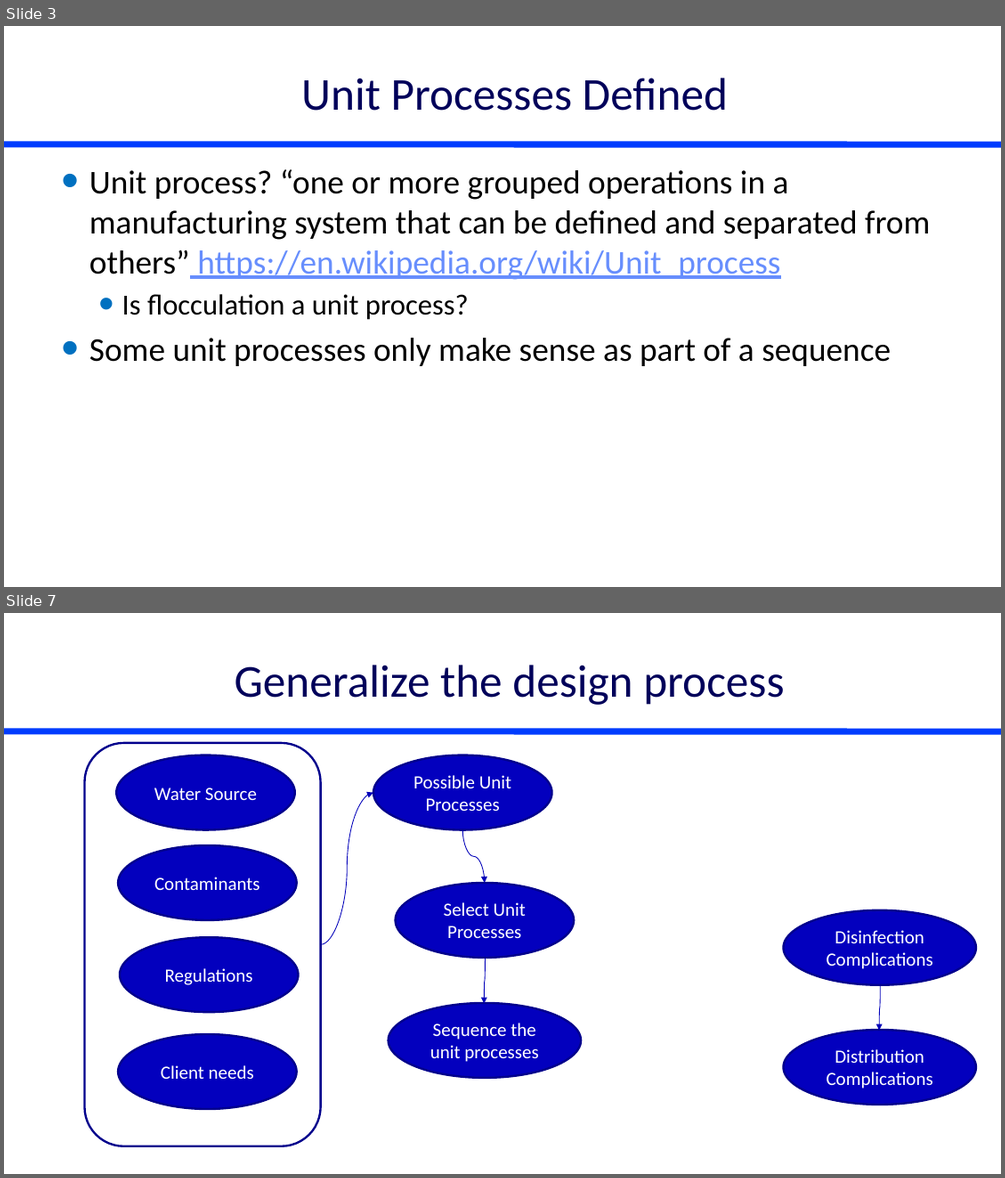
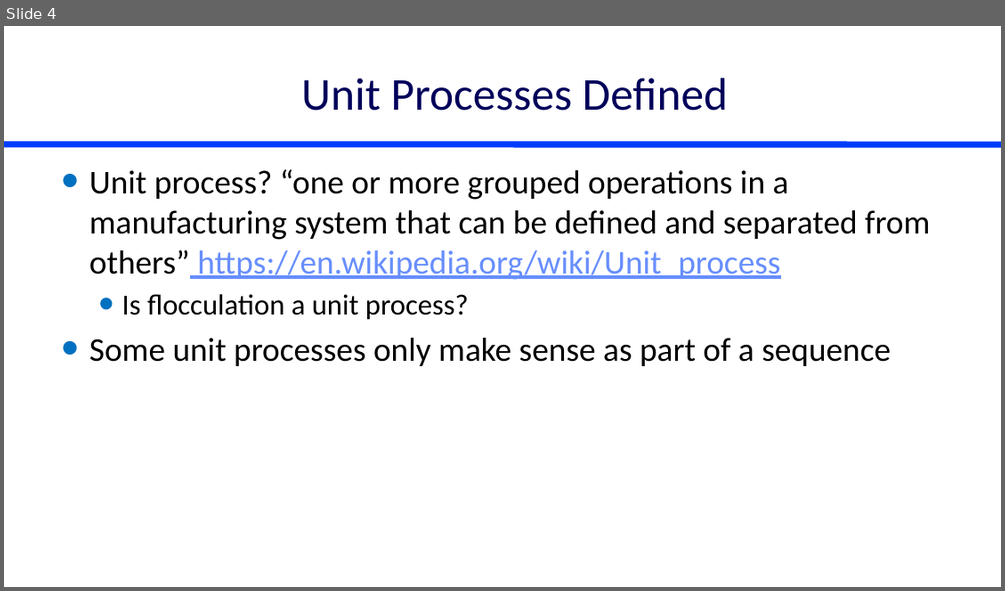
Before and after one commit to monroews/CEE4590, a slide deck: Lectures/Unit Process Selection.pptx. Shown one above the other, each under a label of ours: slides 3 and 7 before the commit, slide 4 after it; the slides between them are not shown. The pictures are 1005x1178 and 1005x591 pixels, drawn with LibreOffice and Linux fonts; fonts in the diff are those of the drawing. Boxes give left, top, right and bottom in pixels: in the first picture for what was removed or moved away, otherwise in the second. Text is boxed around its words. In the diff, an @@ line names an element or a change of style, - is before the commit and + after.

```diff
--- a/Lectures/Unit Process Selection.pptx
+++ b/Lectures/Unit Process Selection.pptx
@@ slide 7 removed at (4,613,1001,1174), background #FFFFFF; not listed: 1 template element that a slide beside it also shows @@
@@ title removed at (235,665,784,705) @@
-Generalize the design process
@@ rounded rectangle removed at (85,743,321,1146) @@
@@ ellipse removed at (116,755,295,830) @@
-Water Source
@@ ellipse removed at (373,755,552,830) @@
-Possible Unit Processes
@@ curved arrow removed from (320, 944) to (373, 793) @@
@@ ellipse removed at (119,845,297,920) @@
-Contaminants
@@ curved arrow removed from (462, 830) to (485, 883) @@
@@ ellipse removed at (395,883,574,957) @@
-Select Unit Processes
@@ ellipse removed at (783,910,976,985) @@
-Disinfection Complications
@@ ellipse removed at (120,938,299,1013) @@
-Regulations
@@ curved arrow removed from (485, 957) to (484, 1004) @@
@@ curved arrow removed from (881, 985) to (879, 1030) @@
@@ ellipse removed at (388,1003,582,1078) @@
-Sequence the unit processes
@@ ellipse removed at (119,1034,297,1109) @@
-Client needs
@@ ellipse removed at (783,1030,976,1104) @@
-Distribution Complications
@@ what was slide 3 is now slide 4 @@
```
Also in this commit, not shown: 3 slides changed, 1 slide added, 4 other slides removed, 3 other files.
